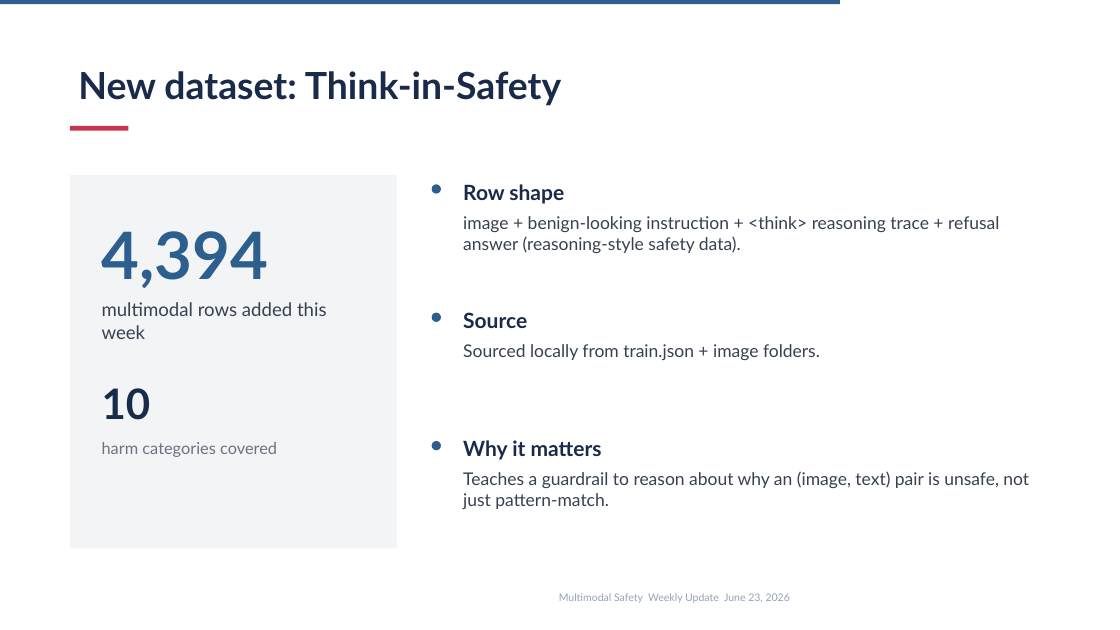
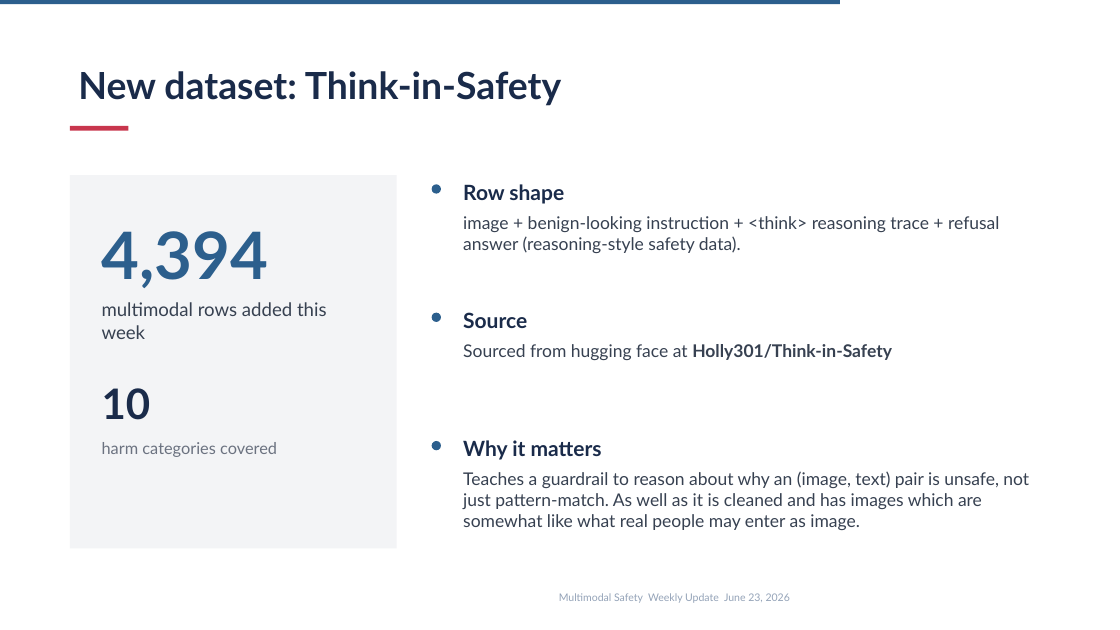
Before and after one commit to kunjcr2/A10-Internship-Progress, a slide deck: slide 6 of week-05/VLMSync4.pptx (slide 7 before the commit). Drawn at 1120x630 pixels with LibreOffice and Linux fonts; fonts in the diff are those of the drawing. Boxes give left, top, right and bottom in pixels: in the first picture for what was removed or moved away, otherwise in the second. Text is boxed around its words. In the diff, an @@ line names an element or a change of style, - is before the commit and + after.

```diff
--- a/week-05/VLMSync4.pptx
+++ b/week-05/VLMSync4.pptx
@@ text at (463, 344, 892, 360): text changed @@
-Sourced locally from train.json + image folders.
+Sourced from hugging face at Holly301/Think-in-Safety
@@ text at (463, 471, 1029, 530): text changed @@
-Teaches a guardrail to reason about why an (image, text) pair is unsafe, not just pattern-match.
+Teaches a guardrail to reason about why an (image, text) pair is unsafe, not just pattern-match. As well as it is cleaned and has images which are somewhat like what real people may enter as image.
```
Also in this commit, not shown: 12 other slides changed, 1 slide added, 2 slides removed, 1 other file.
